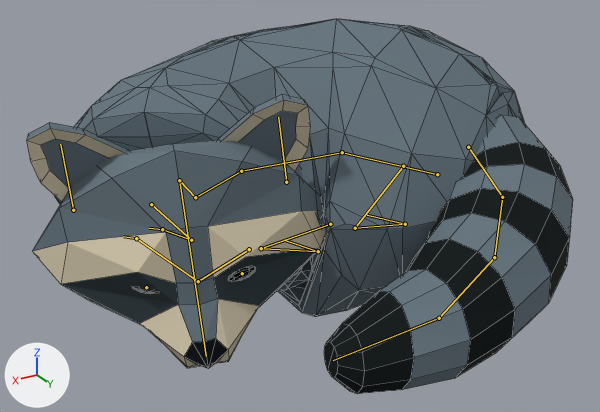
A saved change to the Blender file assets/characters/raccoon_v2.blend.
Rendered twice from a camera (50 mm lens) standing at (1.071, 1.632, 0.989) and looking at (0.288, 0.327, 0.336). The lights are fixed; the arrows at lower left show +X, +Y and +Z. The older version comes first. Both versions are drawn at frame 24 of the action 'sleep'; the numbers are the values there. The bones that bend it are drawn over the model as lines. Mesh edges are drawn as thin lines.

Objects in the first picture: 'Raccoon'.
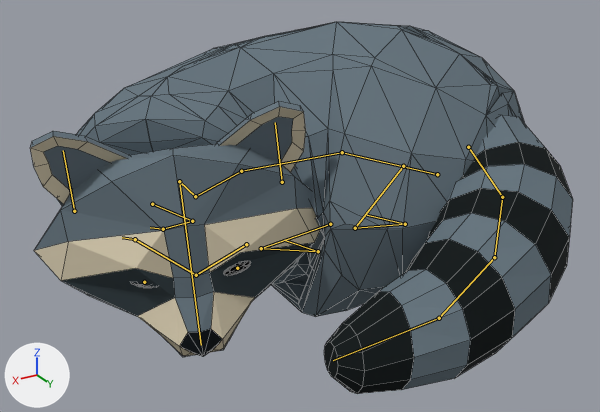
Pixel boxes [x1, y1, x2, y2] of what changed, in the pictures (600 x 412 px):
'Raccoon', posed: before [27, 19, 573, 394]; after [30, 22, 573, 394]
bone 'chest', root to tip: before (241, 171) to (195, 197); after (241, 171) to (195, 196)

What the commit changed:
Bone 'spine' (bone_spine) is rescaled from (1.03, 1.0, 1.03) to (1.0, 1.0, 1.0).
Bone 'chest' (bone_chest) is rescaled from (1.03, 1.0, 1.03) to (1.0, 1.0, 1.0).
Bone 'hand_ik.L' (bone_hand_ik_l) moves from (0.402, -0.338, -0.073) to (0.4, -0.331, -0.071).
Bone 'hand_ik.R' (bone_hand_ik_r) moves from (0.622, -0.297, -0.077) to (0.62, -0.29, -0.075).
